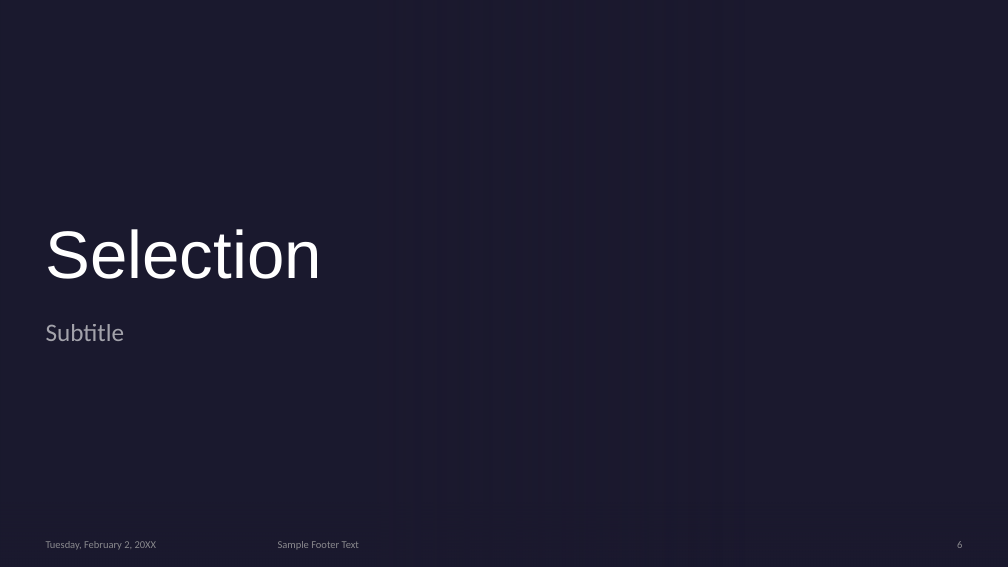
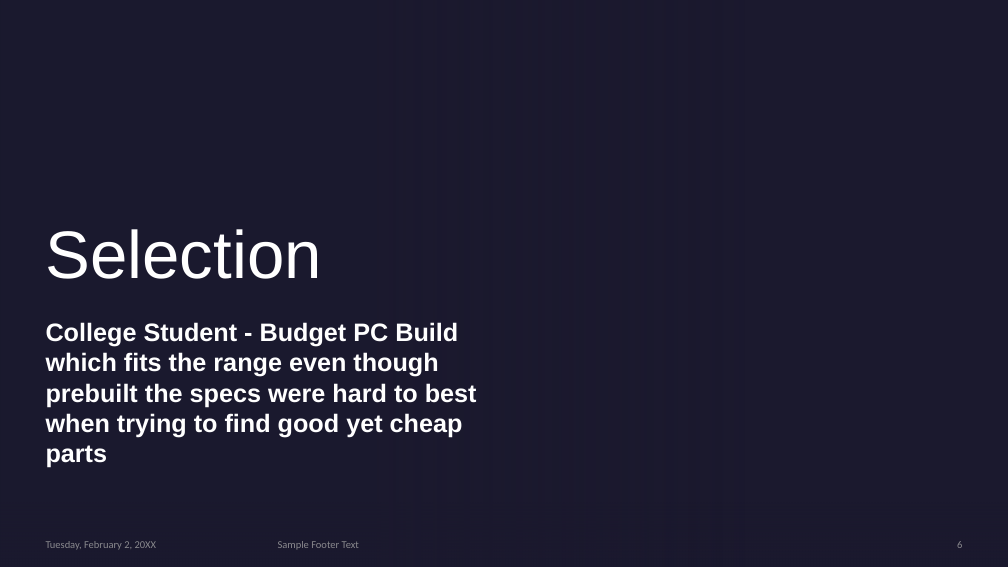
Before and after one commit to Digital-Tech-KKHS/10dtc-computer-hardware-csherwinqqq, a slide deck: slide 6 of Presentation Template.pptx. Drawn at 1008x567 pixels with LibreOffice and Linux fonts; fonts in the diff are those of the drawing; background and template pictures are left out. Boxes give left, top, right and bottom in pixels: in the first picture for what was removed or moved away, otherwise in the second. Text is boxed around its words. In the diff, an @@ line names an element or a change of style, - is before the commit and + after.

```diff
--- a/Presentation Template.pptx
+++ b/Presentation Template.pptx
@@ subtitle at (46, 322, 477, 468): text changed; font Calibri to Arial; text colour #FFFFFF at 60% opacity to #FFFFFF; bold on @@
-Subtitle
+College Student - Budget PC Build which fits the range even though prebuilt the specs were hard to best when trying to find good yet cheap parts
```
Also in this commit, not shown: 7 other slides changed, 1 slide added, 1 slide removed.
